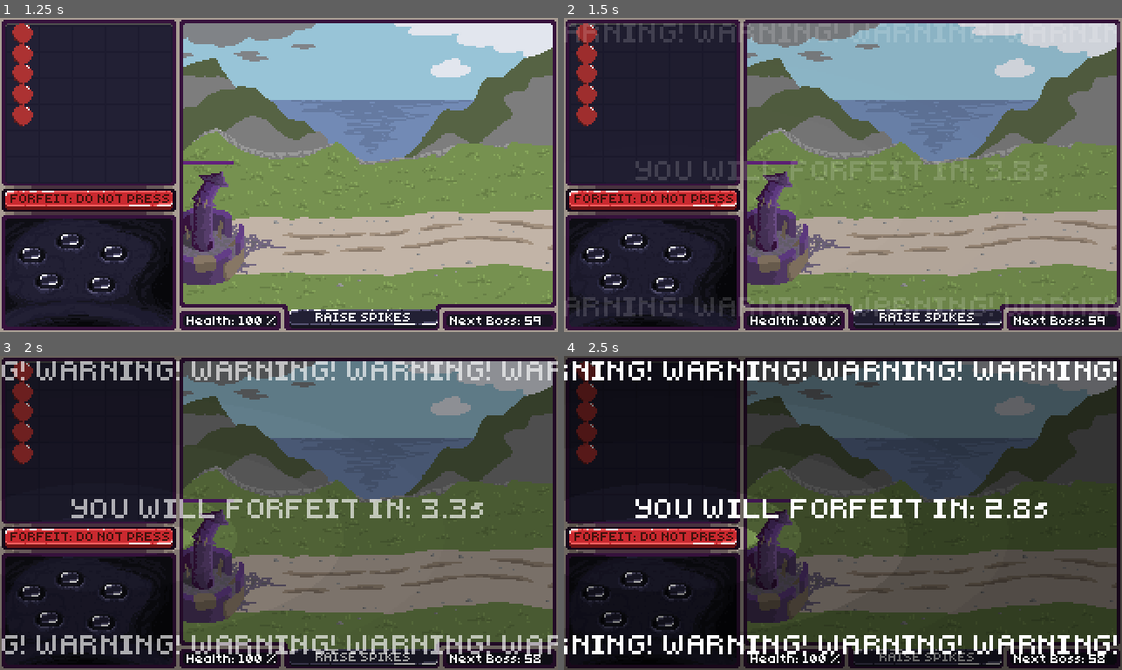
Above: before the commit, frames 1-4 (two rows, left to right).
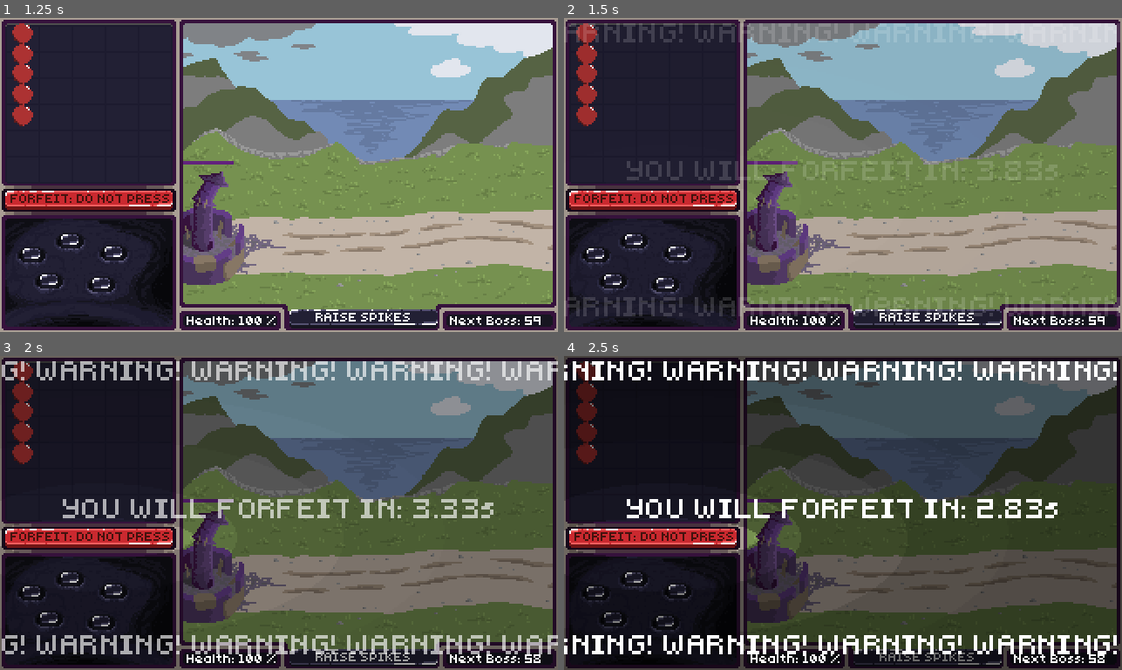
Above: after the commit, the same moments.

Repository: Team-Skeejy/ld55_summoning
Game: Godot game, scene res://scenes/roots/splash/splash_screen.tscn
The game is run twice, just before and just after one commit, with the same random seed, the same clock (stepped at 60 frames per second) and the same inputs.
Inputs (mouse positions are in pixels of both pictures, inside the frame that each line leads up to):
- Up to frame 1 (1.25 s): tap Enter at 0.5 s; move the mouse to (401, 159) at 0.52 s; tap Tab (Tab) at 0.6 s; click (401, 159) at 0.67 s
- Up to frame 2 (1.5 s): tap Space at 1.25 s; drag from (653, 196) to (926, 316) at 1.27 s
- Up to frame 3 (2 s): no input
- Up to frame 4 (2.5 s): tap Tab (Tab) at 2.1 s; click (926, 654) at 2.17 s

Frame 1 is identical in both runs. In frame 2, 2.2% of the frame differs, in the area x 11-89%, y 45-52%; in frame 3, 2.2%; in frame 4, 2.3%.

Commit message:
smoother forfeiting

Diff:
--- a/scenes/ui_entities/forfeiting/forfeiting.gd
+++ b/scenes/ui_entities/forfeiting/forfeiting.gd
@@ -42,8 +42,8 @@
 func _process(delta: float) -> void:
 	if !_forfeiting || _forfeited: return
 	_counter += delta
-
-	warning_label.text = "YOU WILL FORFEIT IN: " + str(max(forfeit_time - _counter, 0)).left(3) + "s"
+	var remaining = max(forfeit_time - _counter, 0)
+	warning_label.text = "YOU WILL FORFEIT IN: " + ("%1.2f" % remaining) + "s"
 
 	if _counter > forfeit_time:
 		forfeit()
